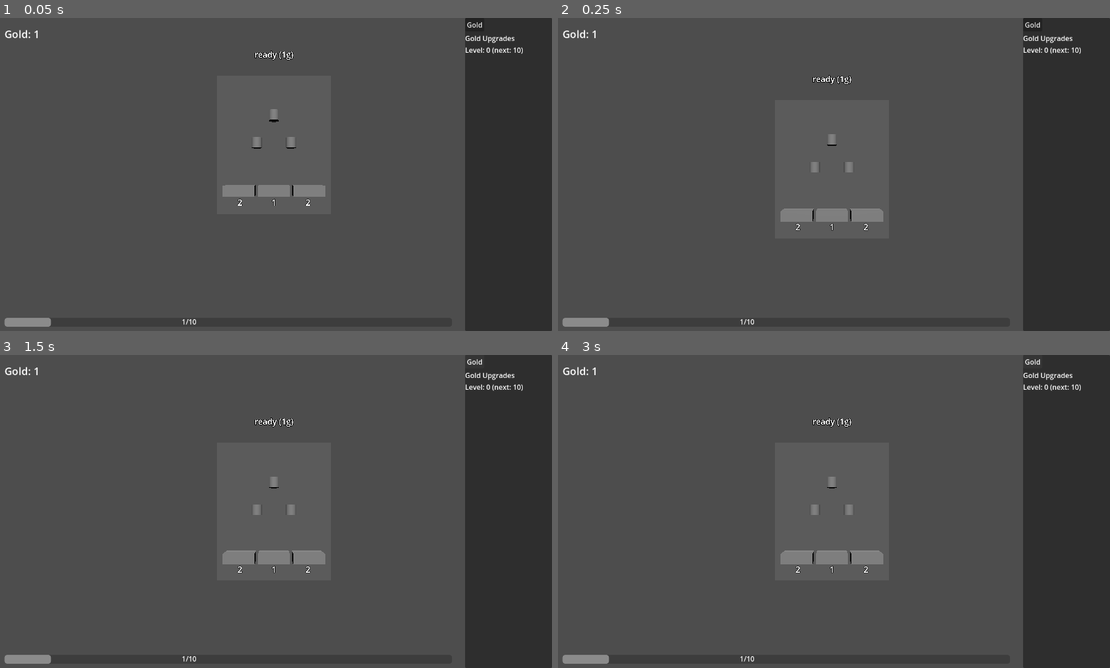
Above: before the commit, frames 1-4 (two rows, left to right).
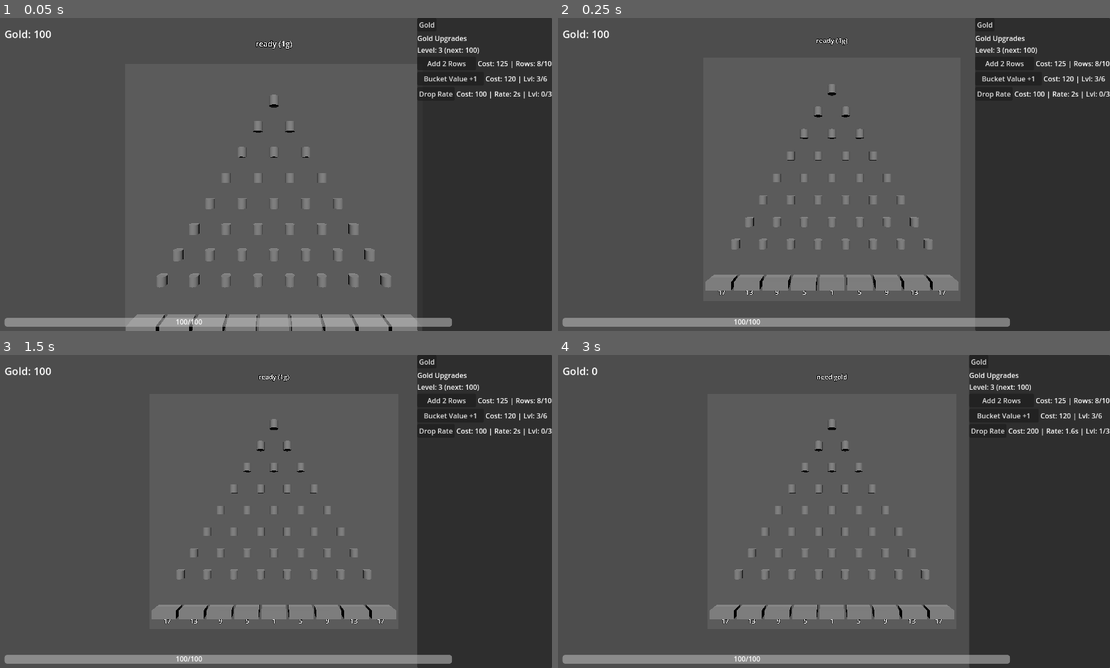
Above: after the commit, the same moments.

Repository: kjbrown-sandbox/pleenko
Game: Godot game, scene res://scenes/main.tscn
Two runs of this game, one before a commit and one after it. Both use one fixed random seed, a clock stepped at 60 frames per second and the inputs below.
Inputs:
- Up to frame 1 (0.05 s): no input
- Up to frame 2 (0.25 s): no input
- Up to frame 3 (1.5 s): click "Gold" at 0.5 s; click "Gold" (after the commit: "Add 2 Rows") at 1.25 s
- Up to frame 4 (3 s): click "Gold" (after the commit: "Bucket Value +1") at 2 s; click "Gold" (after the commit: "Drop Rate") at 2.75 s

The runs differ from the first frame. In frame 1, 15% of the frame differs, in the area x 7-100%, y 0-100%; in frame 2, 15%; in frame 3, 15%; in frame 4, 16%, in the area x 6-100%, y 0-100%.

Commit message:
Adjust game balance: update initial coin totals, player level, upgrade costs, and thresholds

Diff:
--- a/scripts/main.gd
+++ b/scripts/main.gd
@@ -6,7 +6,7 @@
 var board_scene: PackedScene = preload("res://scenes/plinko_board.tscn")
 
 # --- Currency ---
-var coin_total: int = 1
+var coin_total: int = 100
 var orange_coin_total: int = 0
 var red_coin_total: int = 0
 
@@ -15,20 +15,20 @@
 var red_board_unlocked: bool = false
 
 # --- Leveling ---
-var player_level: int = 0
-const LEVEL_THRESHOLDS: Array[int] = [10, 20, 50, 100, 1000, 1500, 2000, 3000, 5000, 8000, 12000, 18000, 25000]
+var player_level: int = 3
+const LEVEL_THRESHOLDS: Array[int] = [10, 20, 50, 100, 200, 500, 1000, 3000, 5000, 8000, 12000, 18000, 25000]
 
 # --- Row upgrade costs (delta formula: cost += delta, delta += 20) ---
-var regular_upgrade_cost: int = 5
-var regular_upgrade_delta: int = 20
+var regular_upgrade_cost: int = 125
+var regular_upgrade_delta: int = 80
 var orange_upgrade_cost: int = 5
 var orange_upgrade_delta: int = 2
 var red_upgrade_cost: int = 5
 var red_upgrade_delta: int = 5
 
 # --- Gold panel upgrades ---
-var bucket_value_cost: int = 15
-var bucket_value_level: int = 0
+var bucket_value_cost: int = 120
+var bucket_value_level: int = 3
 var drop_rate_cost: int = 100
 var drop_rate_level: int = 0
 var autodropper_cost: int = 50
@@ -109,7 +109,8 @@
 	selected_board = regular_board
 	regular_board.set_selected(true)
 
-	regular_board.num_rows = 2
+	regular_board.num_rows = 8
+	regular_board.value_bonus = 3
 	regular_board._build_board()
 
 	# Autodropper timer (gold board auto-drops, independent of manual cooldown)
@@ -517,16 +518,16 @@
 			entry["cap_hover"] = "Rate Cap +1: " + str(rate_cap_cost) + " orange"
 		upgrades.append(entry)
 
-	# Queue +1 (level 4)
-	if player_level >= 4:
+	# Queue +1 (level 6)
+	if player_level >= 6:
 		upgrades.append({
 			"action": "gold_queue_up",
 			"label": "Queue +1",
 			"cost_text": "Cost: " + str(gold_queue_up_cost) + " | Queue: " + str(gold_queue_max),
 		})
 
-	# Autodropper (level 5)
-	if player_level >= 5:
+	# Autodropper (level 4)
+	if player_level >= 4:
 		var cost_text := "Cost: " + str(autodropper_cost) + " | Lvl: " + str(autodropper_level) + "/" + str(autodropper_cap)
 		if autodropper_level > 0:
 			cost_text += " | avg. coins/sec: " + str(snapped(autodropper_level / 10.0, 0.01))
@@ -829,7 +830,7 @@
 
 
 func _on_level_up(level: int) -> void:
-	if level == 5:
+	if level == 6:
 		regular_board.orange_buckets_enabled = true
 		regular_board._build_board()
 
